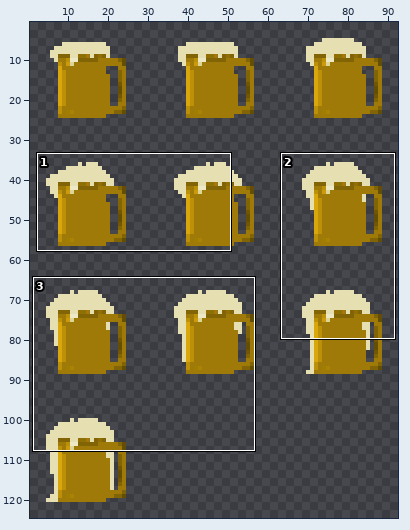
Edited in one commit: sprite sheet (img/beer/beer.png). The picture above shows the old version from afar; the outline marks the close-up.
Close-up. Before:
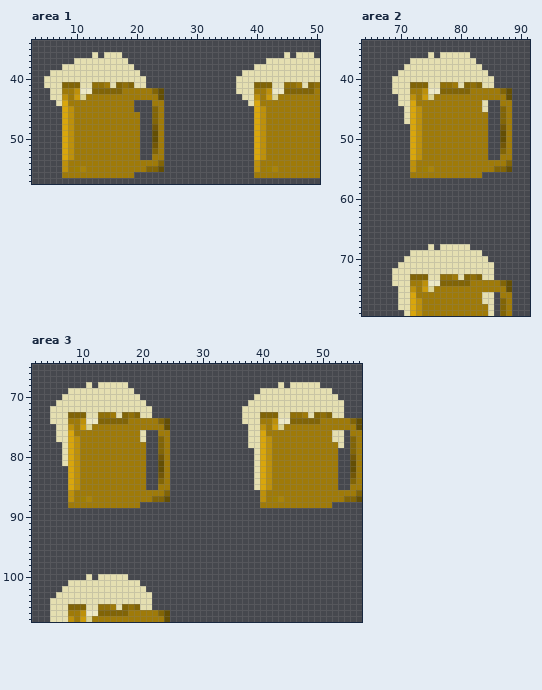
The file is 96x128 pixels. Colours within 5 levels of each other are drawn and written as one. Shown: area 1: x 3..50, y 34..57; area 2: x 64..91, y 34..79; area 3: x 2..56, y 65..107. The wide view leaves out empty margins.
The same view after the edit:
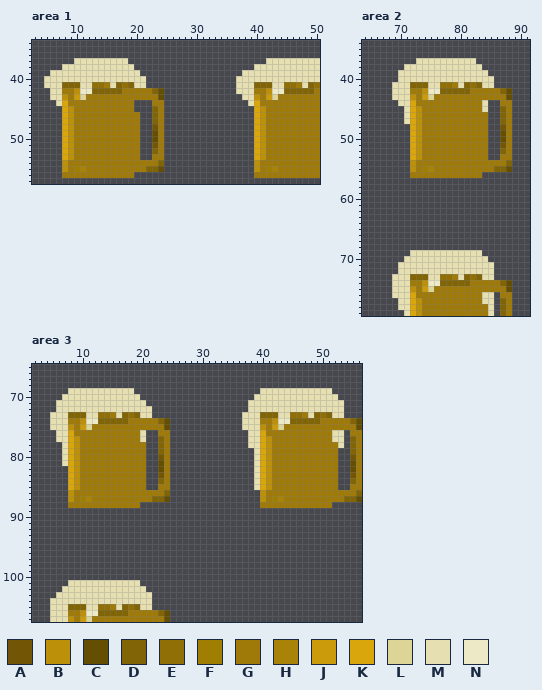
Palette (. is transparent): A #725606  B #bd900a  C #634e04  D #816406  E #906f07  F #9f7e02  G #9f7a08  H #a98308  J #cb9b0b  K #d9a60c  L #ddd597  M #e5dfb1  N #ede9c7
The edit:
{"where": "area 1"}
{"y":36,"x":13,"old":"M","new":"."}
{"y":36,"x":15,"old":"MMM","new":"..."}
{"y":36,"x":45,"old":"M","new":"."}
{"y":36,"x":47,"old":"MMM","new":"..."}
{"where": "area 2"}
{"y":36,"x":75,"old":"M","new":"."}
{"y":36,"x":77,"old":"MMMMM","new":"....."}
{"y":37,"x":72,"old":"M","new":"."}
{"y":40,"x":69,"old":"M","new":"."}
{"y":43,"x":69,"old":".","new":"M"}
{"y":68,"x":75,"old":"M","new":"."}
{"y":68,"x":77,"old":"MMMMM","new":"....."}
{"y":72,"x":69,"old":"M","new":"."}
{"y":75,"x":69,"old":".","new":"M"}
{"y":76,"x":69,"old":".","new":"M"}
{"where": "area 3"}
{"y":68,"x":11,"old":"M","new":"."}
{"y":68,"x":13,"old":"MMMMM","new":"....."}
{"y":68,"x":43,"old":"M","new":"."}
{"y":68,"x":45,"old":"MMMMM","new":"....."}
{"y":72,"x":5,"old":"M","new":"."}
{"y":72,"x":37,"old":"M","new":"."}
{"y":75,"x":5,"old":".","new":"M"}
{"y":75,"x":37,"old":".","new":"M"}
{"y":100,"x":11,"old":"M","new":"."}
{"y":100,"x":13,"old":"MMMMM","new":"....."}
